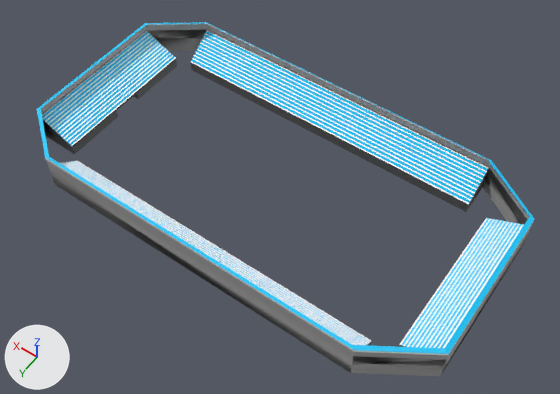
Renders of the FBX model Assets/Models/Stadiums/SundayStadium.fbx from each side of a commit.
Rendered twice from a camera (50 mm lens) standing at (-179.0, 238.0, 369.0) and looking at (-12.0, 4.0, 2.0). Every picture has the same lights, and +X, +Y and +Z are marked at lower left. Where no turn or scale is listed for an object, it has been applied to the vertices.
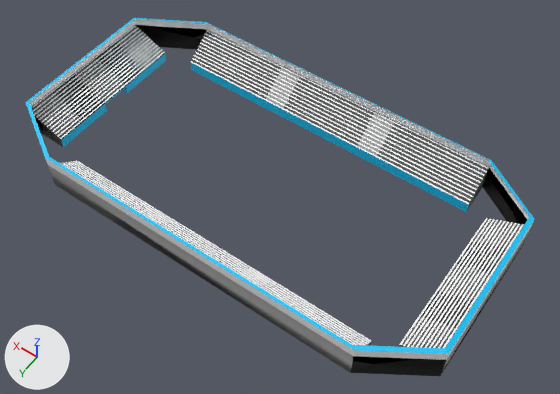
Diff of the bpy script that builds the scene:
```diff
--- a/Assets/Models/Stadiums/SundayStadium.fbx.py
+++ b/Assets/Models/Stadiums/SundayStadium.fbx.py
@@ me_cube @@
 # used by ob_cube; location = (0.0, 0.0, 0.0)
-me_cube.from_pydata(...)  # 472 vertices, 360 faces; spans x -145.0..140.0, y -75.0..75.0, z -4.0..26.0
+me_cube.from_pydata(...)  # 736 vertices, 612 faces; spans x -145.0..150.0, y -75.0..75.0, z -4.0..26.0
+# me_cube part 1: 182 vertices moved from x 115.0..140.0, y -50.0..50.0, z -1.0..26.0 to x 125.0..150.0, y -50.0..50.0, z -1.0..26.0
+# me_cube part 2: 132 vertices added at x -43.0..43.0, y 55.0..74.0, z -4.0..18.0
+# me_cube part 3: 132 vertices added at x -43.0..43.0, y -74.0..-55.0, z -4.0..18.0
+# me_cube part 4: 172 kept faces spanning x -145.0..150.0, y -75.0..75.0, z -1.0..26.0 get new texture (UV) coordinates
 me_cube.materials.append(mat_material)
```

Boxes (x1, y1, x2, y2) around the edits, measured in the pictures (560 x 394 px; the box of a moved part takes in the faces that stretch with it):
'Cube', reshaped
    before: (37, 22, 534, 376)
    after: (25, 18, 534, 376)
part 1 of me_cube, moved or reshaped
    before: (37, 22, 207, 158)
    after: (25, 18, 207, 158)
part 2 of me_cube, added
    after: (60, 161, 371, 345)
part 3 of me_cube, added
    after: (190, 30, 489, 212)
part 4 of me_cube, surface changed
    both: (45, 22, 533, 376)
